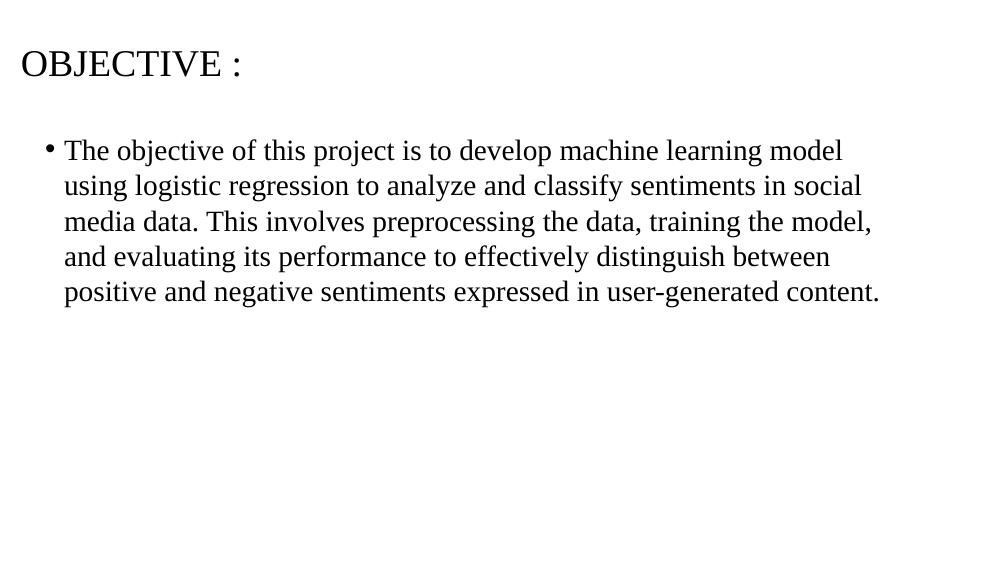
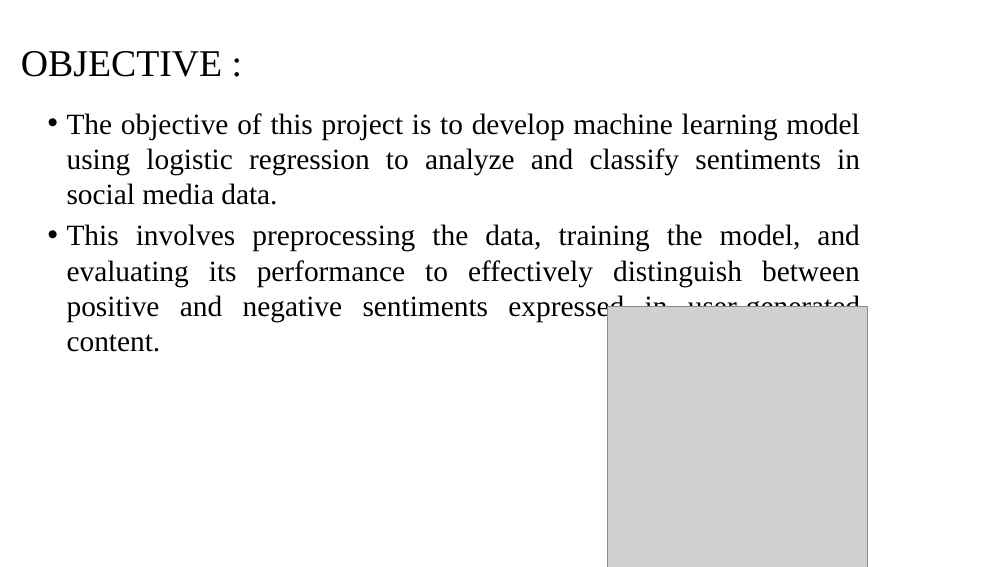
Before and after one commit to jes1326/Jeswanth_Puducherry_Tecnological_University, a slide deck: slide 3 of coappsinternship.pptx. Drawn at 1008x567 pixels with LibreOffice and Linux fonts; fonts in the diff are those of the drawing; grey boxes stand for pictures; background and template pictures are left out. Boxes give left, top, right and bottom in pixels: in the first picture for what was removed or moved away, otherwise in the second. Text is boxed around its words. In the diff, an @@ line names an element or a change of style, - is before the commit and + after.

```diff
--- a/coappsinternship.pptx
+++ b/coappsinternship.pptx
@@ text at [67,113,860,352]: text changed @@
-    • The objective of this project is to develop machine learning model using logistic regression to analyze and classify sentiments in social media data. This involves preprocessing the data, training the model, and evaluating its performance to effectively distinguish between positive and negative sentiments expressed in user-generated content.
+    • The objective of this project is to develop machine learning model using logistic regression to analyze and classify sentiments in social media data.
+    • This involves preprocessing the data, training the model, and evaluating its performance to effectively distinguish between positive and negative sentiments expressed in user-generated content.
@@ picture added at [608,307,868,567] @@
```
Also in this commit, not shown: 17 other slides changed.
